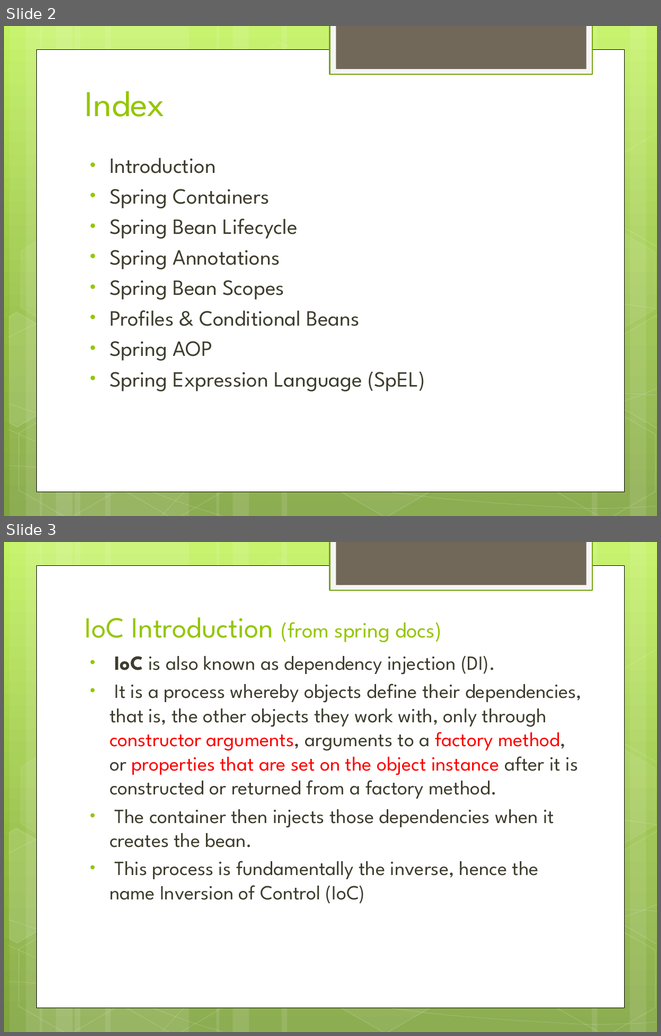
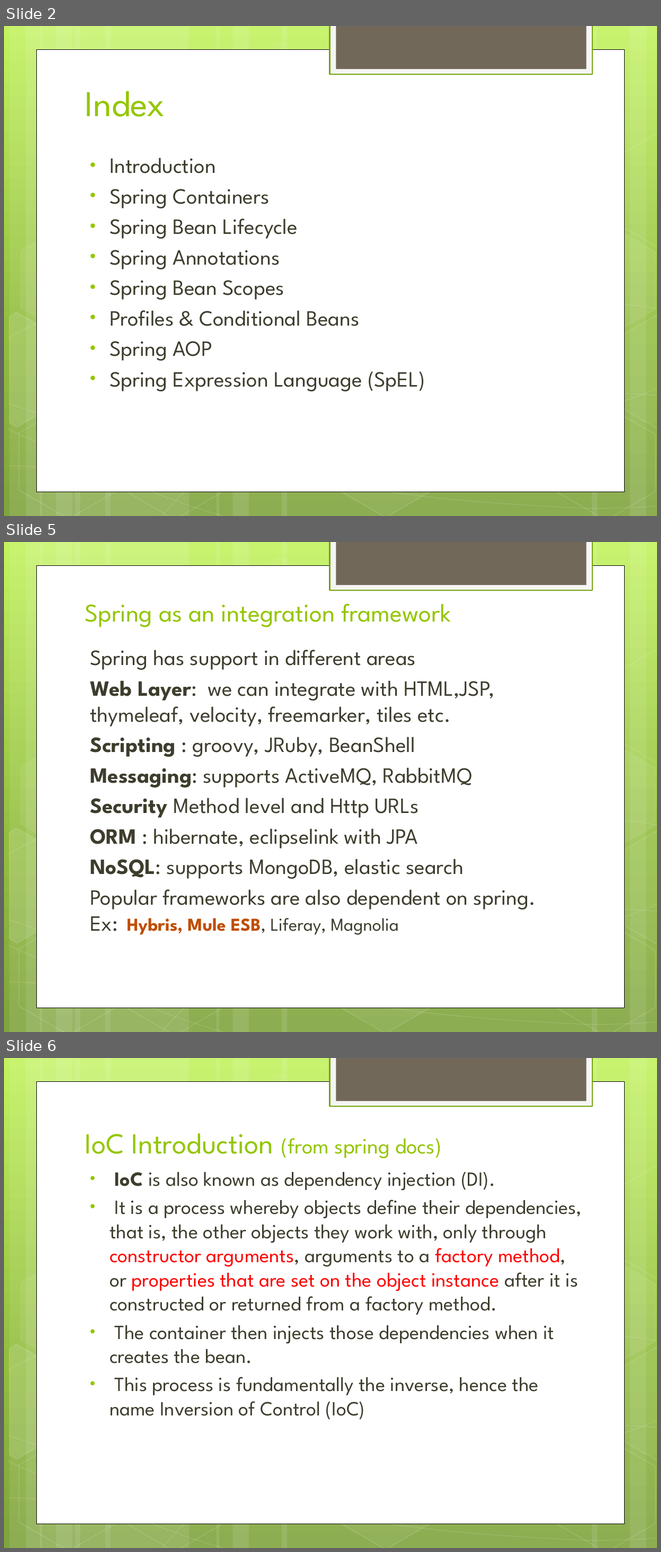
Before and after one commit to IPython-Learn/spring-java-training, a slide deck: SpringJavaTraining.pptx. Shown one above the other, each under a label of ours: slides 2 and 3 before the commit, slides 2, 5 and 6 after it; the slides between them are not shown. The pictures are 661x1036 and 661x1552 pixels, drawn with LibreOffice and Linux fonts; fonts in the diff are those of the drawing. Boxes give left, top, right and bottom in pixels: in the first picture for what was removed or moved away, otherwise in the second. Text is boxed around its words. In the diff, an @@ line names an element or a change of style, - is before the commit and + after.

Commit message:
spring java based config

```diff
--- a/SpringJavaTraining.pptx
+++ b/SpringJavaTraining.pptx
@@ slide 5 added at [4, 542, 657, 1032], background gradient #C3F35F to #93BF3F to #81A53E; not listed: 31 template elements that a slide beside it also shows @@
@@ title added at [85, 603, 451, 627], 28 pt, text #94C600 @@
+Spring as an integration framework
@@ text added at [90, 650, 536, 935], 24 pt, text #3E3D2D @@
+Spring has support in different areas
+Web Layer: we can integrate with HTML,JSP, thymeleaf, velocity, freemarker, tiles etc.
+Scripting : groovy, JRuby, BeanShell
+Messaging: supports ActiveMQ, RabbitMQ
+Security Method level and Http URLs
+ORM : hibernate, eclipselink with JPA
+NoSQL: supports MongoDB, elastic search
+Popular frameworks are also dependent on spring. Ex: Hybris, Mule ESB, Liferay, Magnolia
@@ what was slide 3 is now slide 6 @@
```
Also in this commit, not shown: 7 slides changed, 4 other slides added, 1 slide removed, 8 other files.
